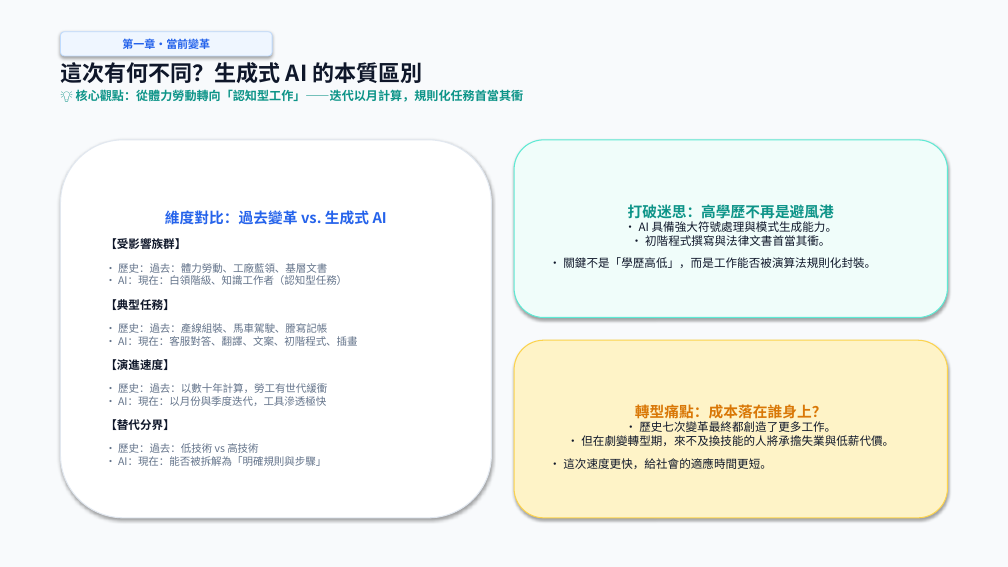
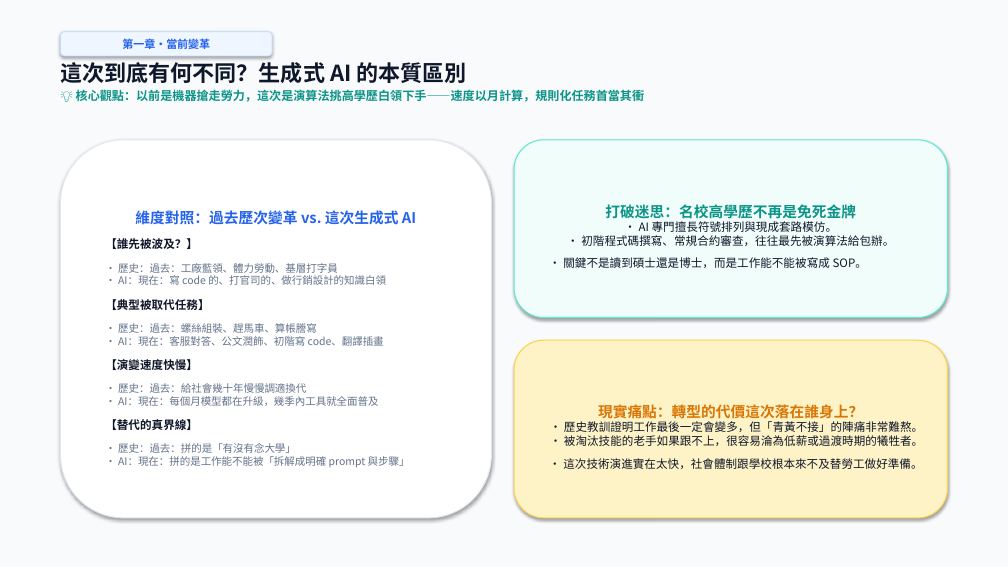
Before and after one commit to ZoeChengYu/2026F_information_and_life, a slide deck: slide 7 of 期中報告_ver.Gemini.1.0.1.pptx. Drawn at 1008x567 pixels with LibreOffice and Linux fonts; fonts in the diff are those of the drawing. Boxes give left, top, right and bottom in pixels: in the first picture for what was removed or moved away, otherwise in the second. Text is boxed around its words. In the diff, an @@ line names an element or a change of style, - is before the commit and + after.

```diff
--- a/期中報告_ver.Gemini.1.0.1.pptx
+++ b/期中報告_ver.Gemini.1.0.1.pptx
@@ text at (60,62,644,102): text changed @@
-這次有何不同？生成式 AI 的本質區別
-💡 核心觀點：從體力勞動轉向「認知型工作」——迭代以月計算，規則化任務首當其衝
+這次到底有何不同？生成式 AI 的本質區別
+💡 核心觀點：以前是機器搶走勞力，這次是演算法挑高學歷白領下手——速度以月計算，規則化任務首當其衝
@@ text in rounded rectangle at (563,204,894,268): text changed @@
-打破迷思：高學歷不再是避風港
-• AI 具備強大符號處理與模式生成能力。
-• 初階程式撰寫與法律文書首當其衝。
-• 關鍵不是「學歷高低」，而是工作能否被演算法規則化封裝。
+打破迷思：名校高學歷不再是免死金牌
+• AI 專門擅長符號排列與現成套路模仿。
+• 初階程式碼撰寫、常規合約審查，往往最先被演算法給包辦。
+• 關鍵不是讀到碩士還是博士，而是工作能不能被寫成 SOP。
@@ text in rounded rectangle at (105,210,416,468): text changed @@
-維度對比：過去變革 vs. 生成式 AI
-【受影響族群】
-• 歷史：過去：體力勞動、工廠藍領、基層文書
-• AI：現在：白領階級、知識工作者（認知型任務）
-【典型任務】
-• 歷史：過去：產線組裝、馬車駕駛、謄寫記帳
-• AI：現在：客服對答、翻譯、文案、初階程式、插畫
-【演進速度】
-• 歷史：過去：以數十年計算，勞工有世代緩衝
-• AI：現在：以月份與季度迭代，工具滲透極快
-【替代分界】
-• 歷史：過去：低技術 vs 高技術
-• AI：現在：能否被拆解為「明確規則與步驟」
+維度對照：過去歷次變革 vs. 這次生成式 AI
+【誰先被波及？】
+• 歷史：過去：工廠藍領、體力勞動、基層打字員
+• AI：現在：寫 code 的、打官司的、做行銷設計的知識白領
+【典型被取代任務】
+• 歷史：過去：螺絲組裝、趕馬車、算帳謄寫
+• AI：現在：客服對答、公文潤飾、初階寫 code、翻譯插畫
+【演變速度快慢】
+• 歷史：過去：給社會幾十年慢慢調適換代
+• AI：現在：每個月模型都在升級，幾季內工具就全面普及
+【替代的真界線】
+• 歷史：過去：拼的是「有沒有念大學」
+• AI：現在：拼的是工作能不能被「拆解成明確 prompt 與步驟」
@@ text in rounded rectangle at (563,404,923,469): text changed @@
-轉型痛點：成本落在誰身上？
-• 歷史七次變革最終都創造了更多工作。
-• 但在劇變轉型期，來不及換技能的人將承擔失業與低薪代價。
-• 這次速度更快，給社會的適應時間更短。
+現實痛點：轉型的代價這次落在誰身上？
+• 歷史教訓證明工作最後一定會變多，但「青黃不接」的陣痛非常難熬。
+• 被淘汰技能的老手如果跟不上，很容易淪為低薪或過渡時期的犧牲者。
+• 這次技術演進實在太快，社會體制跟學校根本來不及替勞工做好準備。
```
Also in this commit, not shown: 14 other slides changed, 1 other file.
